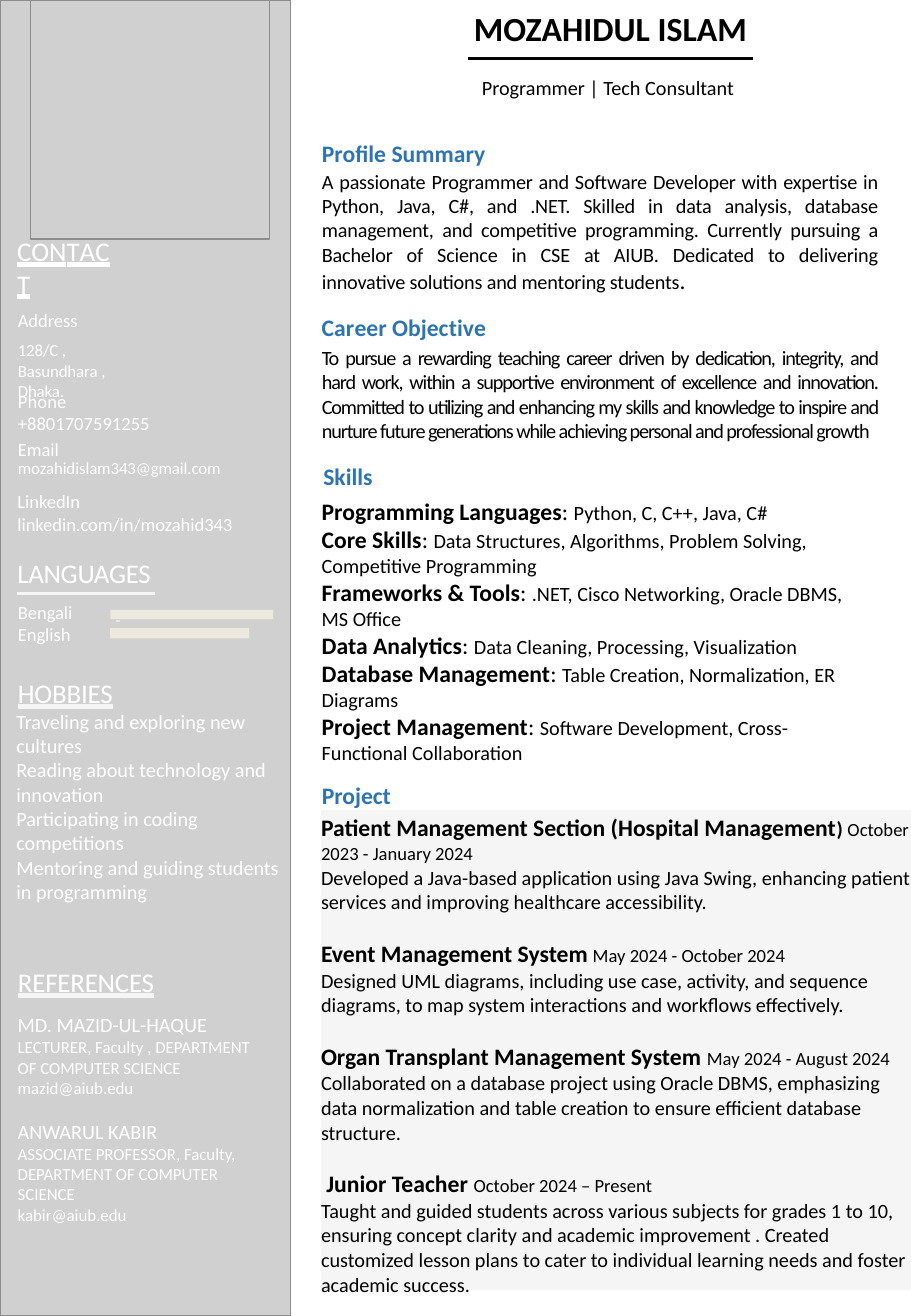
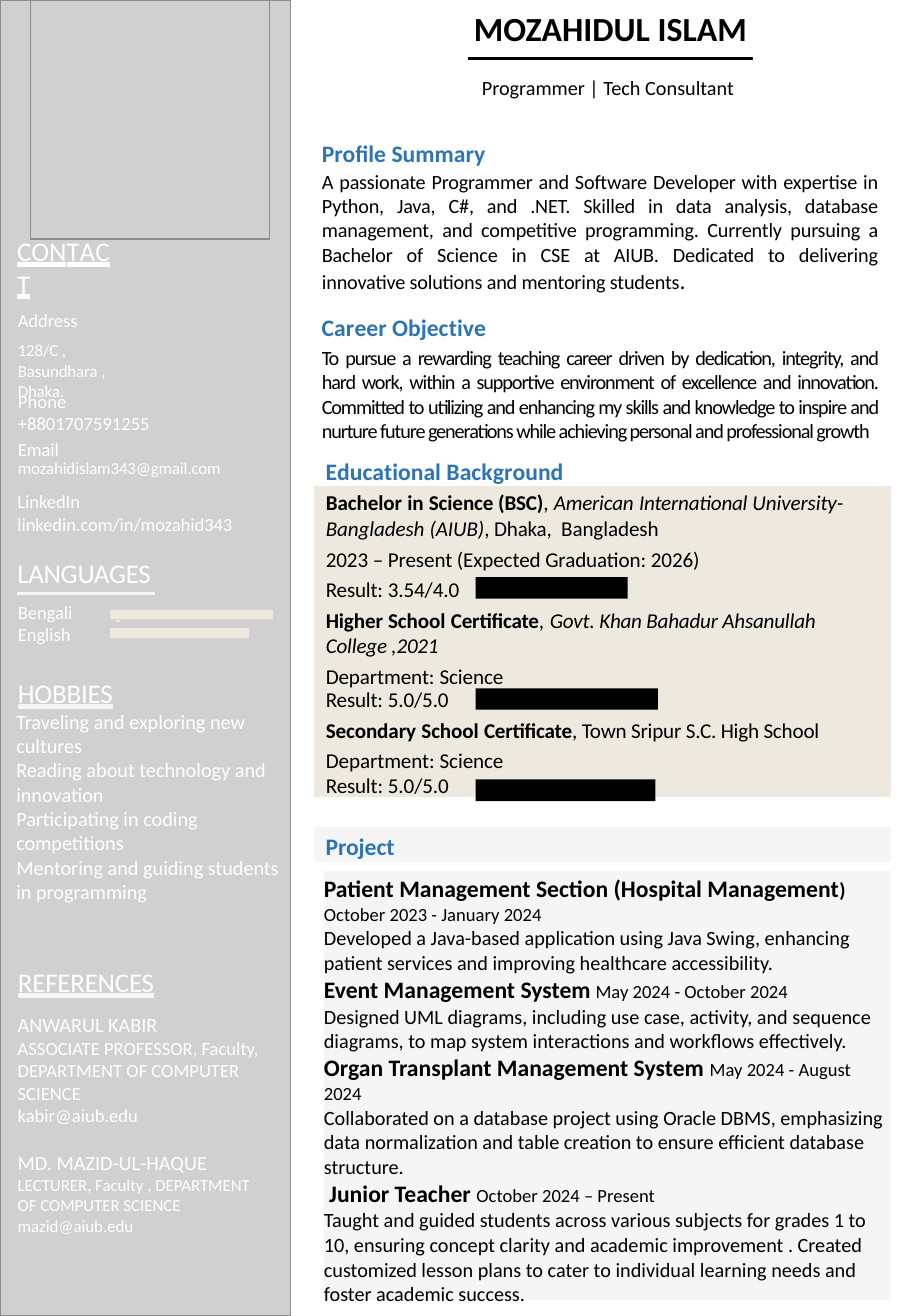
Before and after one commit to Mozahid-AIUB/My-Resume, a slide deck: slide 1 of CV.pptx. Drawn at 911x1316 pixels with LibreOffice and Linux fonts; fonts in the diff are those of the drawing; grey boxes stand for pictures. Boxes give left, top, right and bottom in pixels: in the first picture for what was removed or moved away, otherwise in the second. Text is boxed around its words. In the diff, an @@ line names an element or a change of style, - is before the commit and + after.

Commit message:
Uploaded my latest CV file, which includes updated professional experience, education, and skills.
"This commit includes the latest version of my CV. The document has been updated with the following changes:
- Added recent professional experience from the past two years.
- Updated education section to reflect new qualifications.
- Included additional technical skills acquired recently.
- Reformatted the layout for improved readability and design consistency.

This file is intended for job applications and showcases my most recent accomplishments and skills."

```diff
--- a/CV.pptx
+++ b/CV.pptx
@@ text removed at bbox=[323, 468, 372, 485] @@
-Skills
@@ text added at bbox=[326, 463, 563, 484], 14 pt, text #2D74B5, bold @@
+Educational Background
@@ table added at bbox=[313, 486, 890, 895], 6 rows, 1 columns @@
+Bachelor in Science (BSC), American International University-Bangladesh (AIUB), Dhaka, Bangladesh / 2023 – Present (Expected Graduation: 2026) / Result: 3.54/4.0 / Higher School Certificate, Govt. Khan Bahadur Ahsanullah College ,2021 / Department: Science / Result: 5.0/5.0 / Secondary School Certificate, Town Sripur S.C. High School / Department: Science / Result: 5.0/5.0
+
+
+
+
+
@@ text removed at bbox=[322, 503, 842, 760] @@
-Programming Languages: Python, C, C++, Java, C#
-Core Skills: Data Structures, Algorithms, Problem Solving, Competitive Programming
-Frameworks & Tools: .NET, Cisco Networking, Oracle DBMS, MS Office
-Data Analytics: Data Cleaning, Processing, Visualization
-Database Management: Table Creation, Normalization, ER Diagrams
-Project Management: Software Development, Cross-Functional Collaboration
@@ freeform shape added at bbox=[476, 577, 628, 599], fill #000000 @@
@@ freeform shape added at bbox=[476, 689, 658, 711], fill #000000 @@
@@ freeform shape added at bbox=[476, 780, 656, 802], fill #000000 @@
@@ text "Project": place and size @@
-text "Project" at bbox=[322, 787, 391, 808]
+text "Project" at bbox=[326, 838, 395, 859]
@@ table: place and size @@
-table at bbox=[321, 810, 911, 1316]
+table at bbox=[324, 871, 892, 1316]
@@ text at bbox=[18, 1019, 259, 1124]: paragraphs added @@
+ANWARUL KABIR
+ASSOCIATE PROFESSOR, Faculty, DEPARTMENT OF COMPUTER SCIENCE
+kabir@aiub.edu
@@ text at bbox=[18, 1126, 235, 1223]: paragraphs removed @@
-ANWARUL KABIR
-ASSOCIATE PROFESSOR, Faculty, DEPARTMENT OF COMPUTER SCIENCE
-kabir@aiub.edu
```
Also in this commit, not shown: 1 other slide changed.
